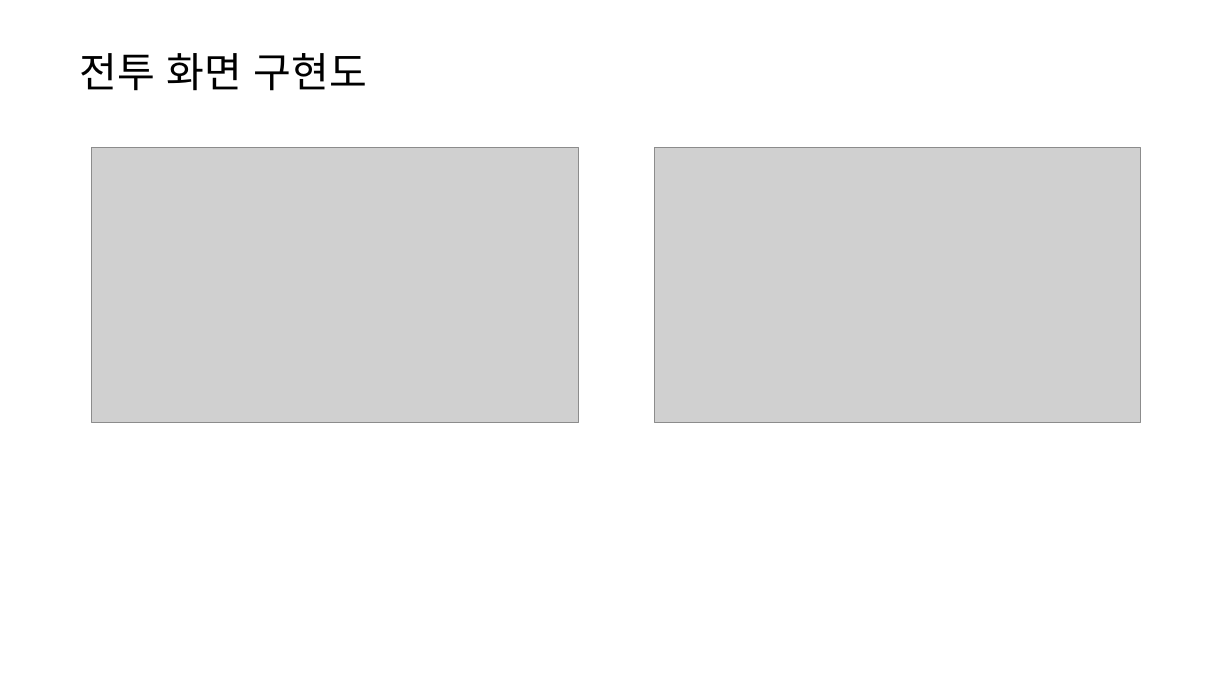
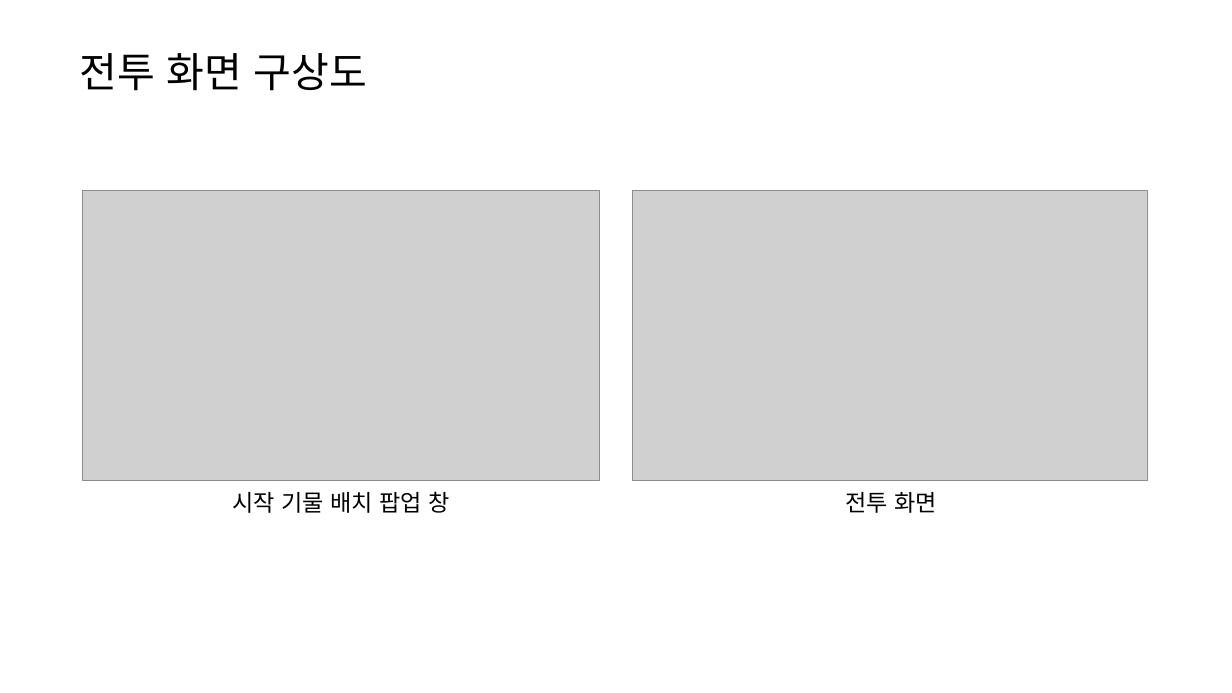
Before and after one commit to yjk0401/unityenginebasic_9th, a slide deck: slide 3 of 기획/체스/체스 전투 시스템 기획서.pptx. Drawn at 1232x693 pixels with LibreOffice and Linux fonts; fonts in the diff are those of the drawing; grey boxes stand for pictures. Boxes give left, top, right and bottom in pixels: in the first picture for what was removed or moved away, otherwise in the second. Text is boxed around its words. In the diff, an @@ line names an element or a change of style, - is before the commit and + after.

```diff
--- a/기획/체스/체스 전투 시스템 기획서.pptx
+++ b/기획/체스/체스 전투 시스템 기획서.pptx
@@ text at [79, 53, 367, 91]: text changed @@
-전투 화면 구현도
+전투 화면 구상도
@@ picture: place and size @@
-picture at [92, 147, 579, 422]
+picture at [83, 190, 600, 481]
@@ picture: place and size @@
-picture at [654, 147, 1140, 422]
+picture at [633, 190, 1148, 481]
@@ text added at [233, 491, 449, 513], 18 pt, text #000000 @@
+시작 기물 배치 팝업 창
@@ text added at [845, 492, 937, 513], 18 pt, text #000000 @@
+전투 화면
```
Also in this commit, not shown: 8 other slides changed, 1 slide added, 1 slide removed, 1 other file.
